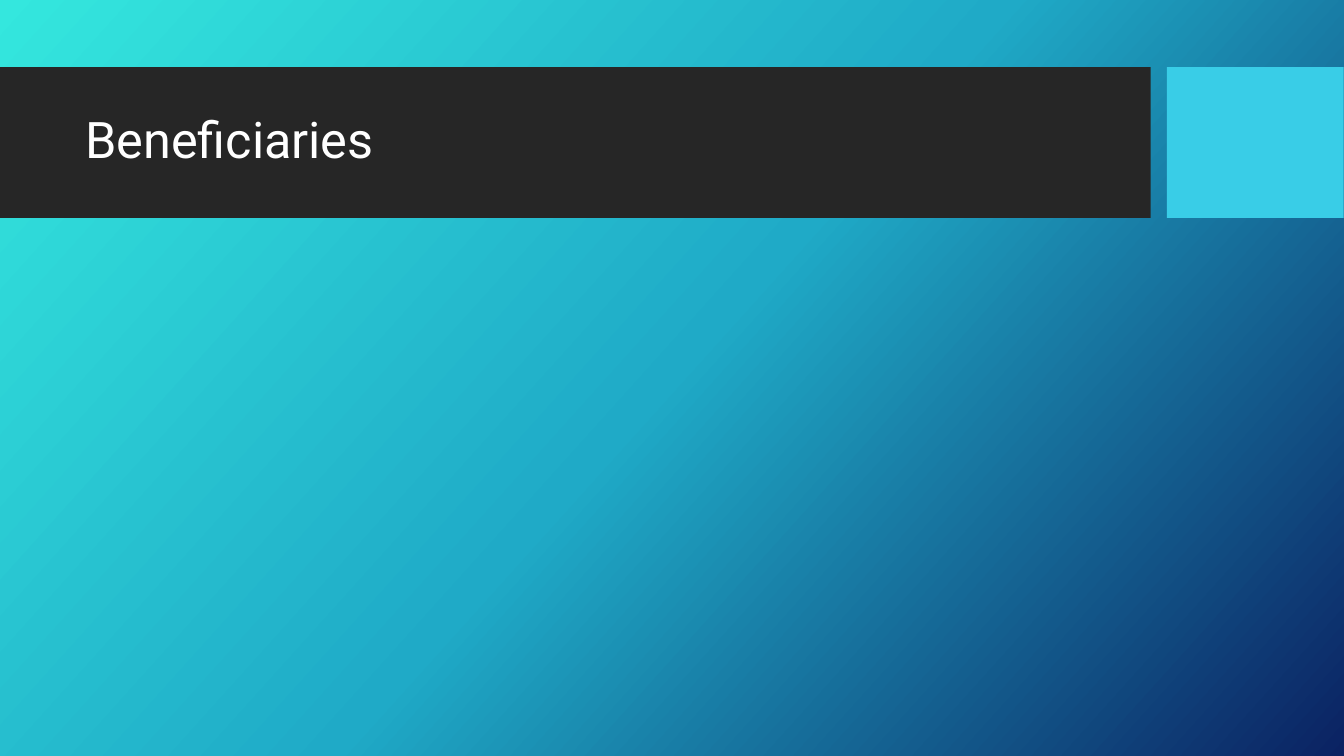
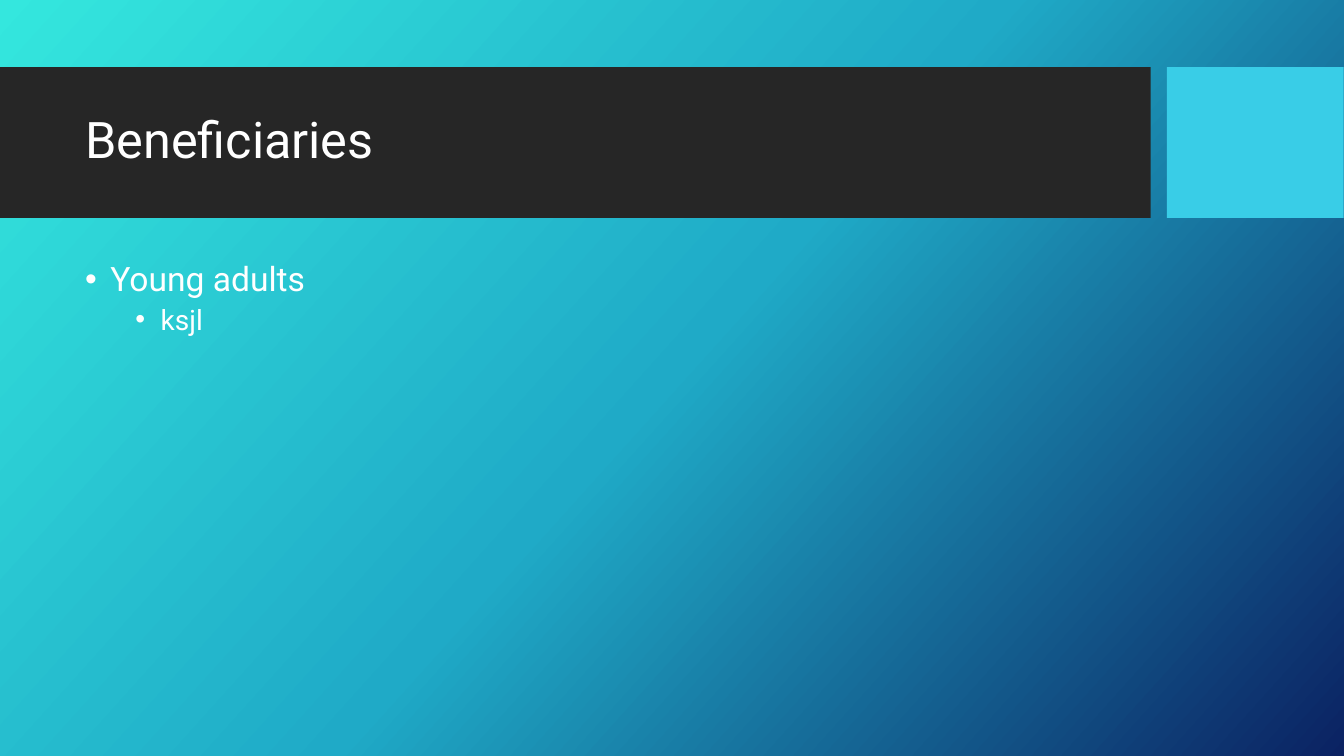
Before and after one commit to rsera/RBC-Hackathon, a slide deck: slide 9 of RBC Hackathon.pptx. Drawn at 1344x756 pixels with LibreOffice and Linux fonts; fonts in the diff are those of the drawing; background and template pictures are left out. Boxes give left, top, right and bottom in pixels: in the first picture for what was removed or moved away, otherwise in the second. Text is boxed around its words. In the diff, an @@ line names an element or a change of style, - is before the commit and + after.

```diff
--- a/RBC Hackathon.pptx
+++ b/RBC Hackathon.pptx
@@ text added at (x1=110, y1=265, x2=305, y2=336), 24 pt, text #FFFFFF @@
+• Young adults
+  • ksjl
```
Also in this commit, not shown: 1 other slide changed.
